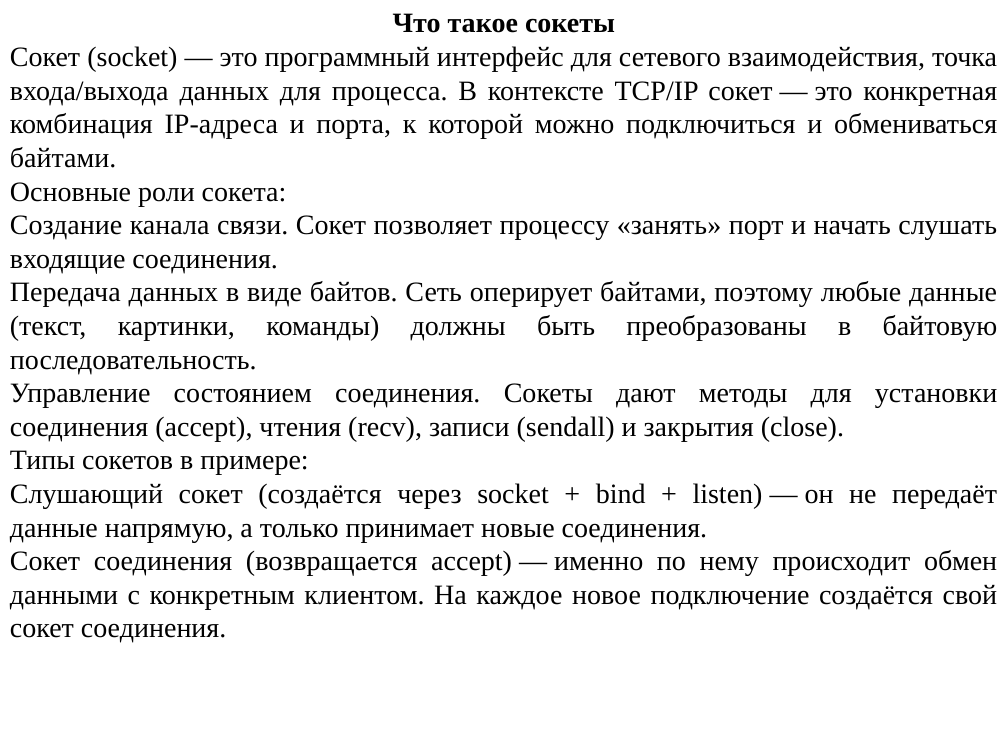
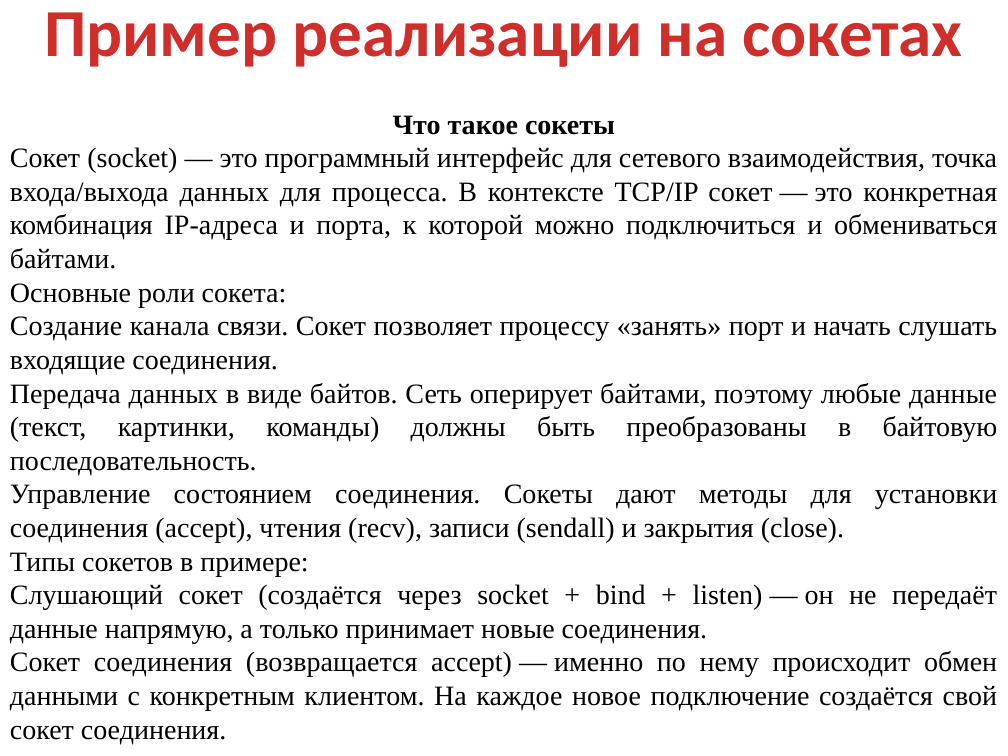
Before and after one commit to mbdatateach/site, a slide deck: slide 13 of РВиП/Контрольная №1.pptx. Drawn at 1008x756 pixels with LibreOffice and Linux fonts; fonts in the diff are those of the drawing. Boxes give left, top, right and bottom in pixels: in the first picture for what was removed or moved away, otherwise in the second. Text is boxed around its words. In the diff, an @@ line names an element or a change of style, - is before the commit and + after.

```diff
--- a/РВиП/Контрольная №1.pptx
+++ b/РВиП/Контрольная №1.pptx
@@ text added at (44, 12, 963, 67), 48 pt, text gradient #FC7C7A to #D02F2C to #C70500, bold @@
+Пример реализации на сокетах
@@ text "Что такое сокеты": place and size @@
-text "Что такое сокеты" at (10, 13, 998, 643)
+text "Что такое сокеты" at (10, 115, 998, 744)
```
Also in this commit, not shown: 1 other slide changed, 8 other files.
